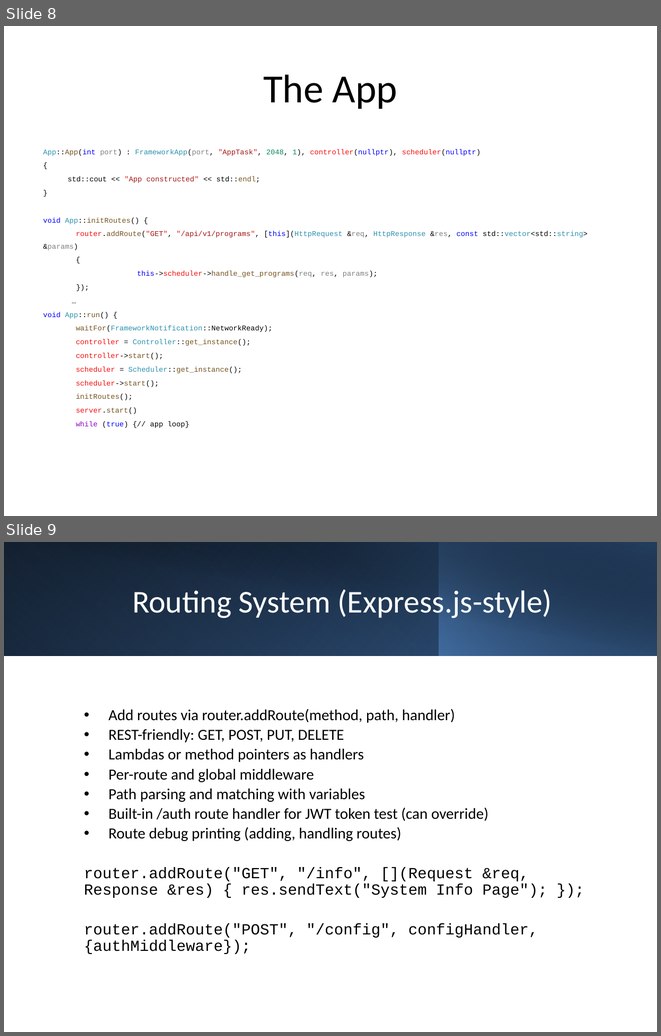
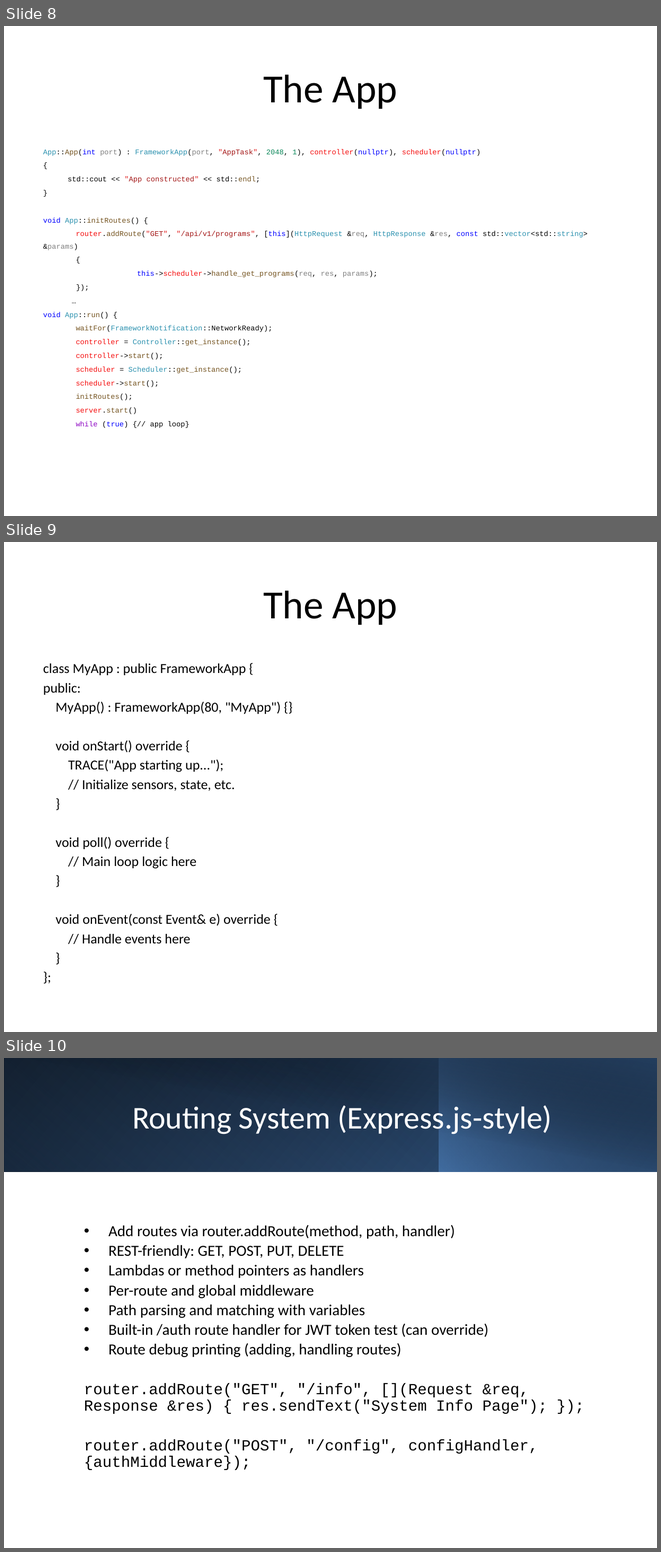
Before and after one commit to Pico-Framework/pico-framework, a slide deck: docs/picoframework_full_presentation_combined.pptx. Shown one above the other, each under a label of ours: slides 8 and 9 before the commit, slides 8, 9 and 10 after it. The pictures are 661x1036 and 661x1552 pixels, drawn with LibreOffice and Linux fonts; fonts in the diff are those of the drawing. Boxes give left, top, right and bottom in pixels: in the first picture for what was removed or moved away, otherwise in the second. Text is boxed around its words. In the diff, an @@ line names an element or a change of style, - is before the commit and + after.

```diff
--- a/docs/picoframework_full_presentation_combined.pptx
+++ b/docs/picoframework_full_presentation_combined.pptx
@@ slide 9 added at bbox=[4, 542, 657, 1032], background #FFFFFF @@
@@ title added at bbox=[263, 590, 398, 625], 44 pt, text #000000 @@
+The App
@@ text added at bbox=[43, 663, 281, 943], 15.2 pt, text #000000 @@
+class MyApp : public FrameworkApp {
+public:
+MyApp() : FrameworkApp(80, "MyApp") {}
+void onStart() override {
+TRACE("App starting up...");
+// Initialize sensors, state, etc.
+}
+void poll() override {
+// Main loop logic here
+}
+void onEvent(const Event& e) override {
+// Handle events here
+}
+};
@@ what was slide 9 is now slide 10 @@
```
Also in this commit, not shown: 3 other files.
